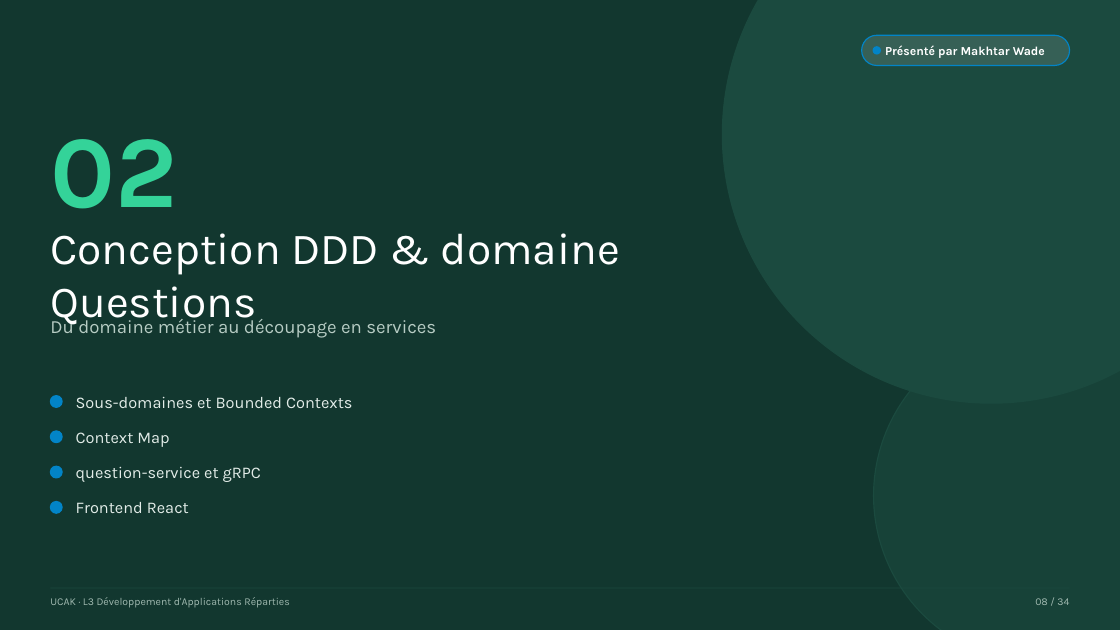
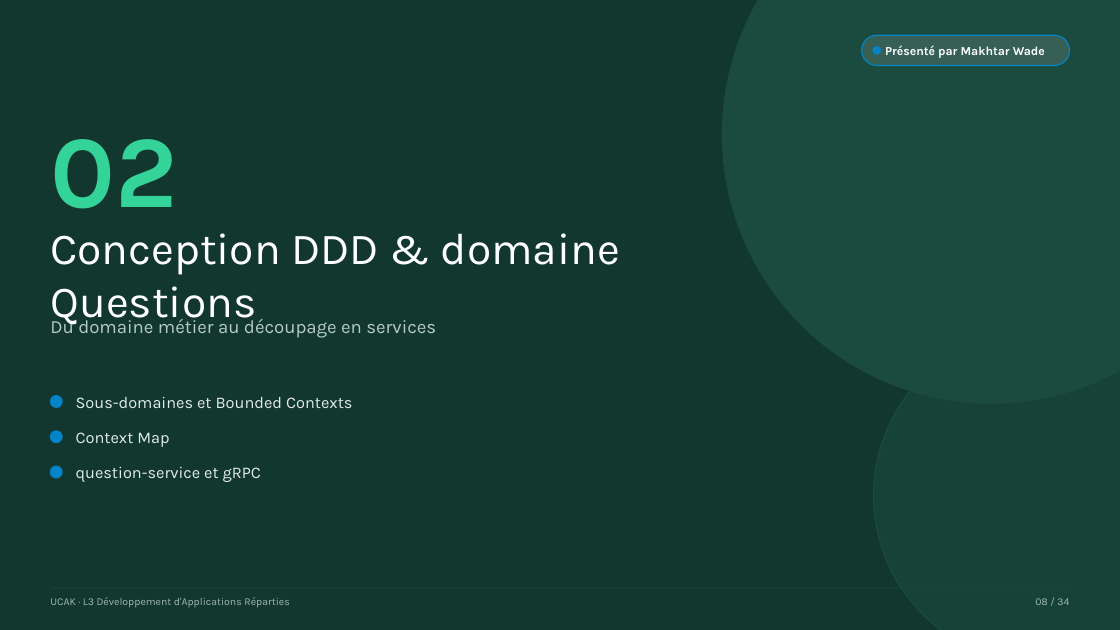
Before and after one commit to makhtar2/tp-microservices-evaluations, a slide deck: slide 8 of presentation/Soutenance-Plateforme-Evaluations.pptx. Drawn at 1120x630 pixels with LibreOffice and Linux fonts; fonts in the diff are those of the drawing. Boxes give left, top, right and bottom in pixels: in the first picture for what was removed or moved away, otherwise in the second. Text is boxed around its words. In the diff, an @@ line names an element or a change of style, - is before the commit and + after.

```diff
--- a/presentation/Soutenance-Plateforme-Evaluations.pptx
+++ b/presentation/Soutenance-Plateforme-Evaluations.pptx
@@ ellipse removed at [50, 502, 62, 513] @@
@@ text removed at [76, 502, 189, 513] @@
-Frontend React
```
Also in this commit, not shown: 25 other slides changed.
